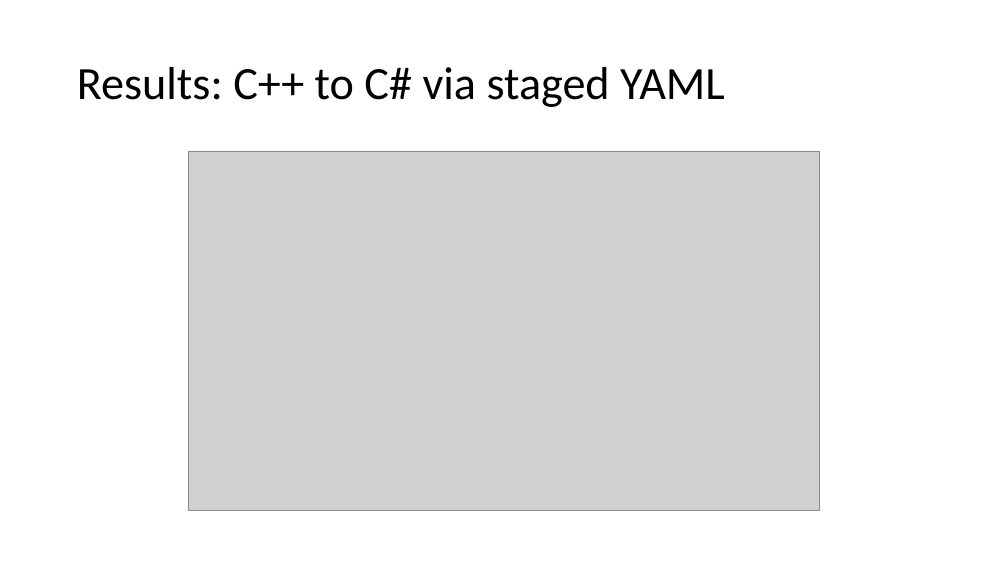
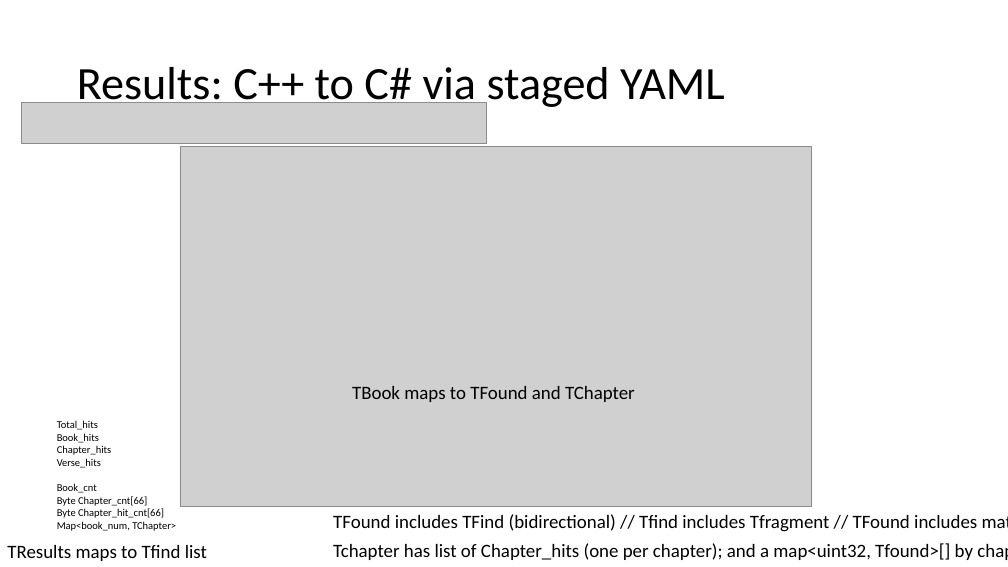
Before and after one commit to AV-Text/AVX, a slide deck: slide 6 of AVXSearch/AVX-Framework.pptx. Drawn at 1008x567 pixels with LibreOffice and Linux fonts; fonts in the diff are those of the drawing; grey boxes stand for pictures. Boxes give left, top, right and bottom in pixels: in the first picture for what was removed or moved away, otherwise in the second. Text is boxed around its words. In the diff, an @@ line names an element or a change of style, - is before the commit and + after.

Commit message:
More details on YAML results

```diff
--- a/AVXSearch/AVX-Framework.pptx
+++ b/AVXSearch/AVX-Framework.pptx
@@ picture added at (21, 102, 486, 143) @@
@@ picture: place and size @@
-picture at (188, 151, 820, 511)
+picture at (181, 147, 812, 507)
@@ text added at (352, 386, 635, 402), 18 pt, text #000000 @@
+TBook maps to TFound and TChapter
@@ text added at (57, 420, 176, 531), 10 pt, text #000000 @@
+Total_hits
+Book_hits
+Chapter_hits
+Verse_hits
+Book_cnt
+Byte Chapter_cnt[66]
+Byte Chapter_hit_cnt[66]
+Map<book_num, TChapter>
@@ text added at (333, 514, 977, 532), 18 pt, text #000000 @@
+TFound includes TFind (bidirectional) // Tfind includes Tfragment // TFound includes matched features from matchany
@@ text added at (7, 545, 207, 561), 18 pt, text #000000 @@
+TResults maps to Tfind list
@@ text added at (333, 543, 973, 560), 18 pt, text #000000 @@
+Tchapter has list of Chapter_hits (one per chapter); and a map<uint32, Tfound>[] by chapter
```
Also in this commit, not shown: 2 other files.
